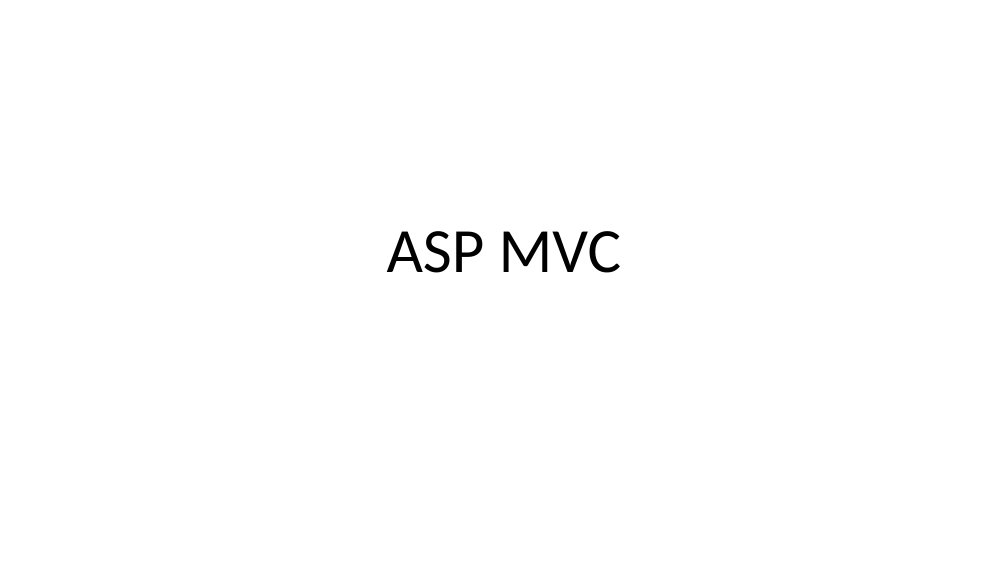
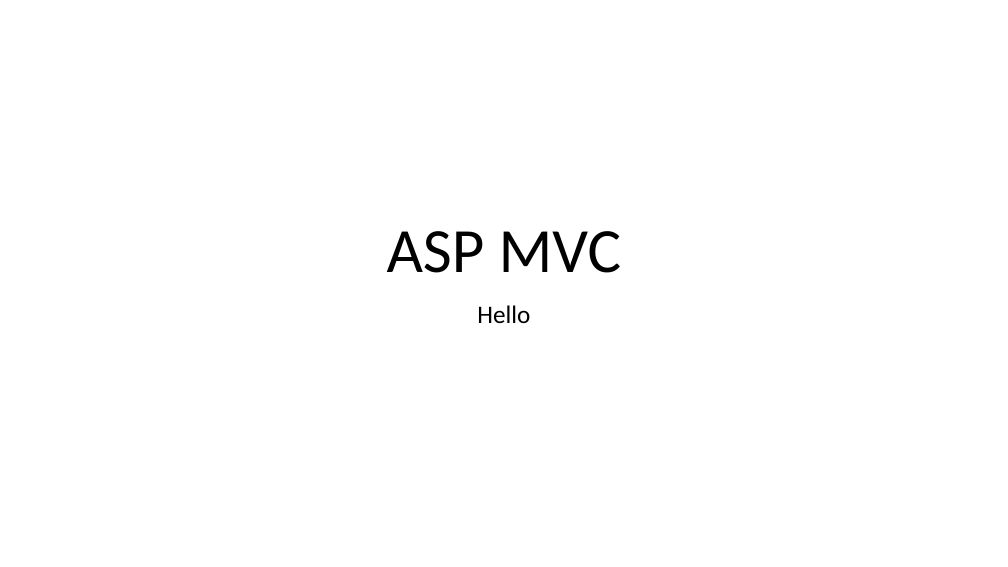
Before and after one commit to DrFatJohnAbbott/test2, a slide deck: slide 1 of 2-ASP MVC-1.pptx. Drawn at 1008x567 pixels with LibreOffice and Linux fonts; fonts in the diff are those of the drawing. Boxes give left, top, right and bottom in pixels: in the first picture for what was removed or moved away, otherwise in the second. Text is boxed around its words. In the diff, an @@ line names an element or a change of style, - is before the commit and + after.

```diff
--- a/2-ASP MVC-1.pptx
+++ b/2-ASP MVC-1.pptx
@@ subtitle added at (477,305,530,323), 24 pt, text #000000 @@
+Hello
```
Also in this commit, not shown: 1 other file.
